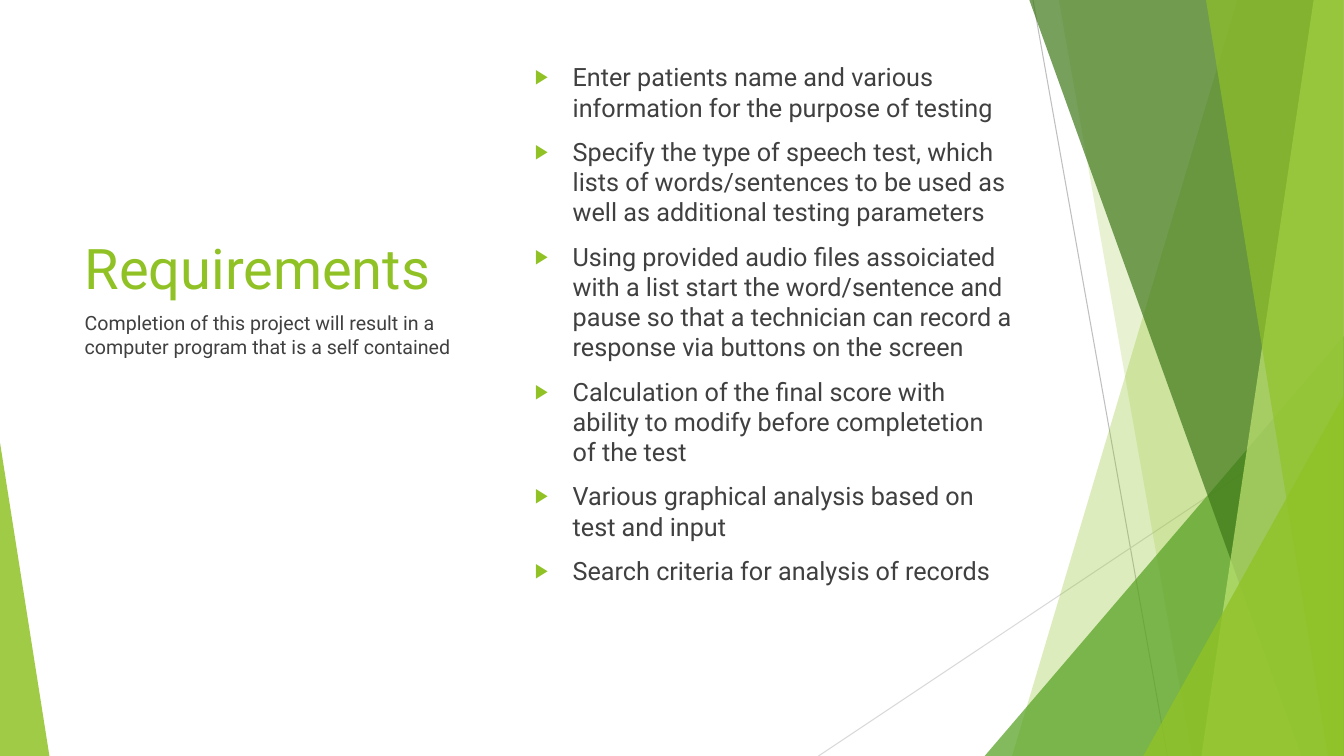
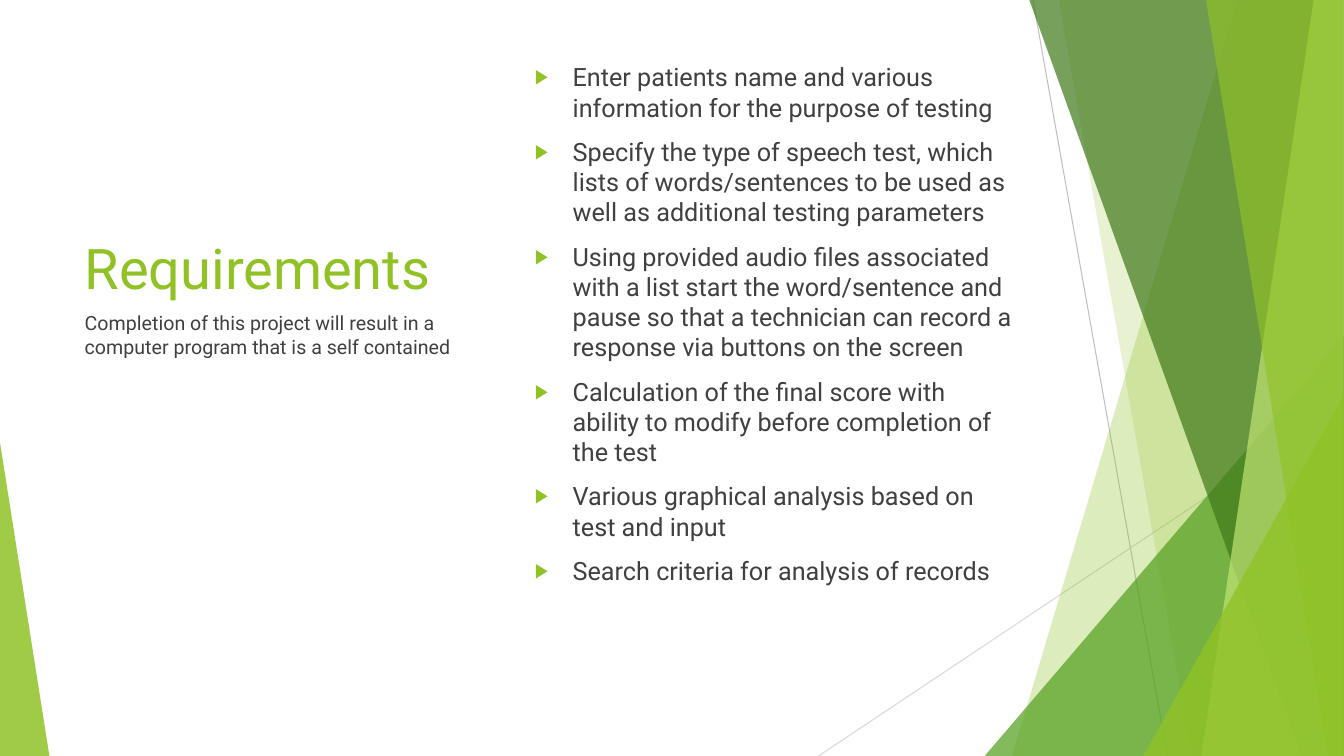
Before and after one commit to djklup/Capstone, a slide deck: slide 3 of TestBuilders.pptx. Drawn at 1344x756 pixels with LibreOffice and Linux fonts; fonts in the diff are those of the drawing. Boxes give left, top, right and bottom in pixels: in the first picture for what was removed or moved away, otherwise in the second. Text is boxed around its words. In the diff, an @@ line names an element or a change of style, - is before the commit and + after.

```diff
--- a/TestBuilders.pptx
+++ b/TestBuilders.pptx
@@ text at (x1=573, y1=247, x2=1012, y2=462): text changed @@
-▶ Using provided audio files assoiciated with a list start the word/sentence and pause so that a technician can record a response via buttons on the screen
-▶ Calculation of the final score with ability to modify before completetion of the test
+▶ Using provided audio files associated with a list start the word/sentence and pause so that a technician can record a response via buttons on the screen
+▶ Calculation of the final score with ability to modify before completion of the test
```
Also in this commit, not shown: 1 other slide changed, 1 other file.
